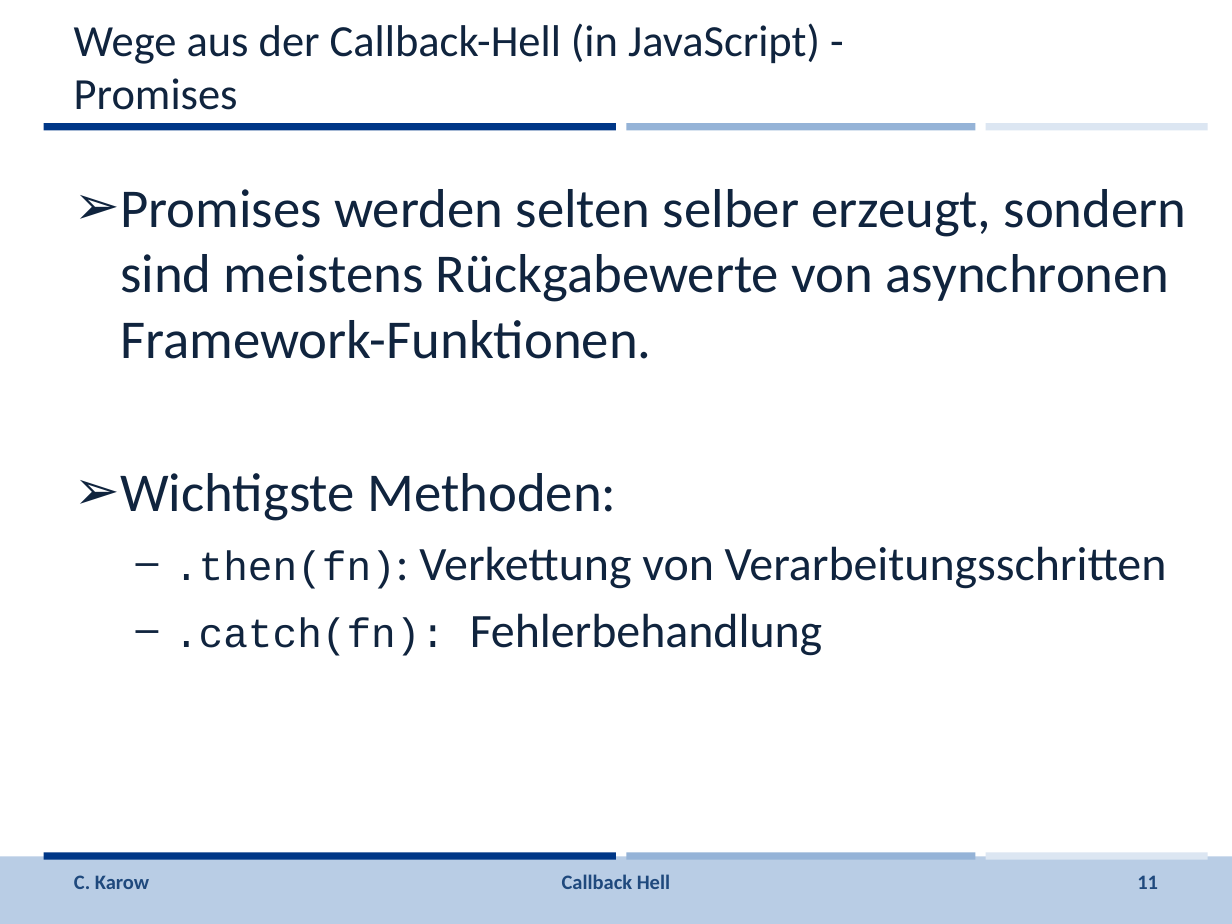
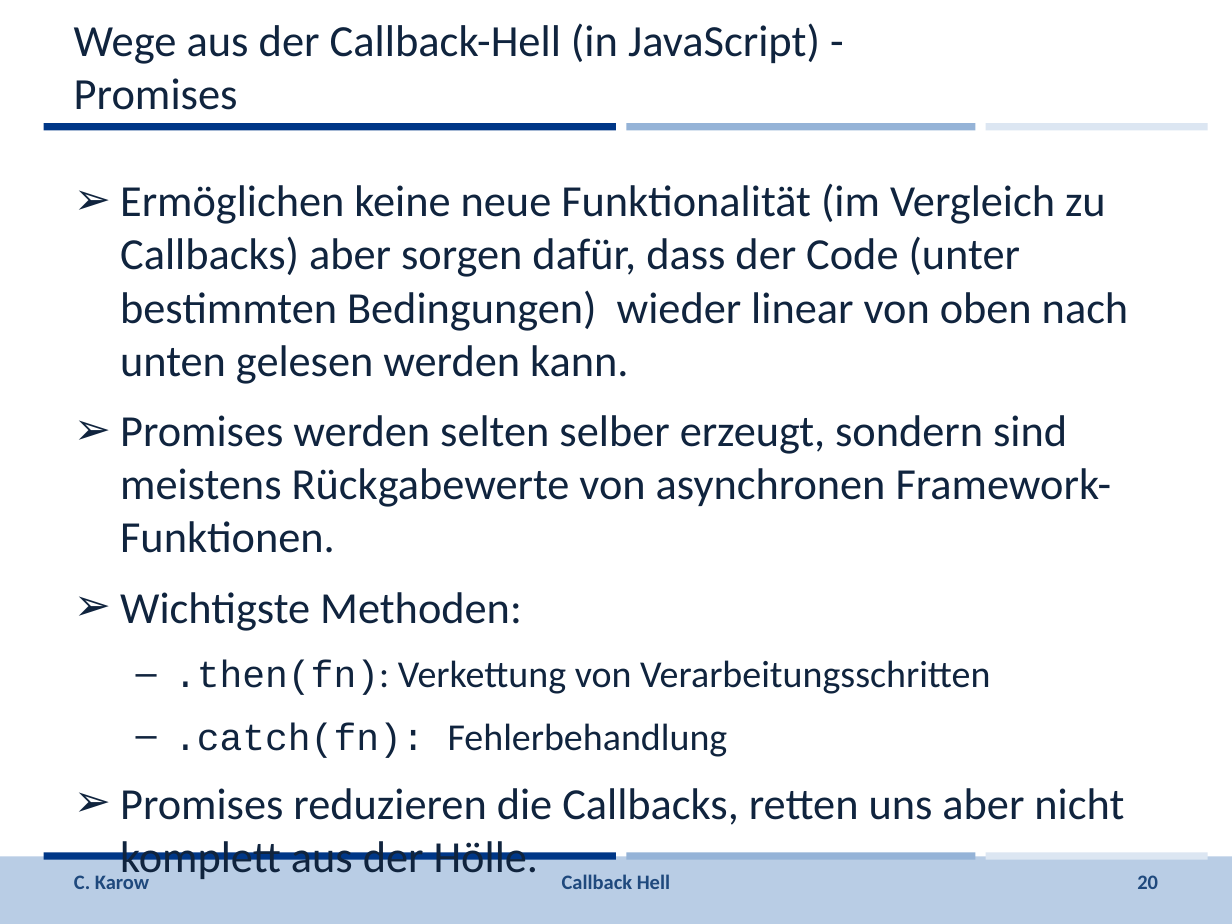
Before and after one commit to johbra/Reaktive-Programmierung, a slide deck: slide 20 of Vorlesung/Folien/CallbackHell.pptx (slide 11 before the commit). Drawn at 1232x924 pixels with LibreOffice and Linux fonts; fonts in the diff are those of the drawing; background and template pictures are left out. Boxes give left, top, right and bottom in pixels: in the first picture for what was removed or moved away, otherwise in the second. Text is boxed around its words. In the diff, an @@ line names an element or a change of style, - is before the commit and + after.

```diff
--- a/Vorlesung/Folien/CallbackHell.pptx
+++ b/Vorlesung/Folien/CallbackHell.pptx
@@ text at (120,184,1128,384): paragraph added @@
+➢ Ermöglichen keine neue Funktionalität (im Vergleich zu Callbacks) aber sorgen dafür, dass der Code (unter bestimmten Bedingungen) wieder linear von oben nach unten gelesen werden kann.
@@ text at (120,415,1112,758): size 32 to 25.9 pt in "Promises werden selten selber erzeugt, sondern sind ...", "Wichtigste Methoden:"; size 24 to 22.2 pt in ".then(fn):", ".catch(fn):"; size 28 to 22.2 pt in ".then(fn): Verkettung von Verarbeitungsschritten", "Fehlerbehandlung"; more space between paragraphs @@
@@ text at (120,788,1124,825): paragraph added @@
+➢ Promises reduzieren die Callbacks, retten uns aber nicht komplett aus der Hölle.
@@ page number at (1137,875,1158,889): text changed @@
-11
+20
```
Also in this commit, not shown: 6 other slides changed, 11 slides added, 3 other files.
